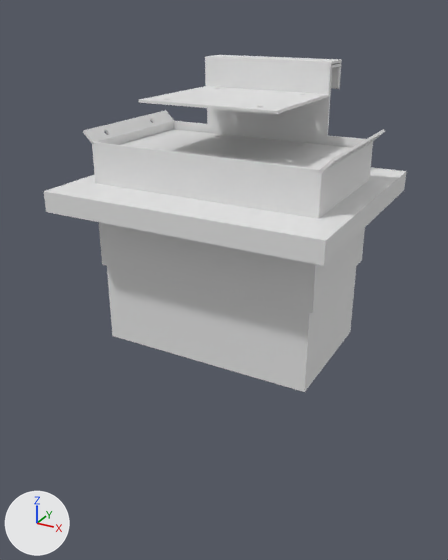
The Blender file model/mounting_bracket/mounting_bracket.blend: old version first, new version second.
The view is the same before and after, from a camera (50 mm lens) standing at (224.0, -422.0, 100.0) and looking at (-7.0, -3.0, -110.0). Arrows for +X, +Y and +Z are at lower left; the lights stay in place. The same objects are shown in both versions, whatever each file hides.

Names of what the first picture shows: 'LCD', 'back-plate', 'box', 'mouint.left', 'mount.plate.1', 'mount.top.1', 'receiver'.
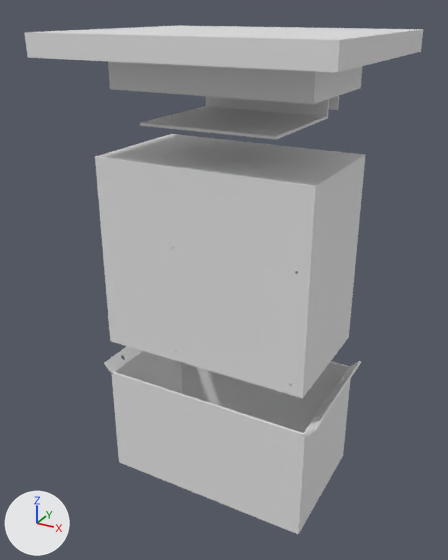
Patch to the scene script:
```diff
--- a/model/mounting_bracket/mounting_bracket.blend.py
+++ b/model/mounting_bracket/mounting_bracket.blend.py
@@ ob_lcd @@
 ob_lcd = bpy.data.objects.new('LCD', me_lcd)
-ob_lcd.location = (0.0, 3.1, -64.9)
+ob_lcd.location = (0.0, 3.1, 45.0)
@@ ob_box @@
 ob_box = bpy.data.objects.new('box', me_box)
-ob_box.location = (0.0, 0.0, 0.0)
+ob_box.location = (0.0, -3.4, -3.5)
@@ ob_receiver @@
 ob_receiver = bpy.data.objects.new('receiver', me_receiver)
-ob_receiver.location = (0.0, 0.0, 6.8)
+ob_receiver.location = (0.0, 0.0, -196.6)
@@ ob_back_plate @@
 ob_back_plate = bpy.data.objects.new('back-plate', me_mount_plate)
-ob_back_plate.location = (0.0, 3.8, 37.0)
+ob_back_plate.location = (0.0, 3.8, 20.6)
```

Pixel boxes (x1, y1, x2, y2) of what changed, in the pictures (448 x 560 px):
'box', moved: before (107, 129, 356, 392); after (95, 134, 365, 398)
'receiver', moved: before (92, 121, 373, 313); after (112, 351, 350, 534)
'LCD', moved: before (44, 167, 406, 266); after (25, 26, 423, 104)
'back-plate', moved: before (139, 86, 329, 114); after (140, 106, 327, 139)
'mount.top.1', reshaped (not visible afterwards): before (207, 65, 332, 136)
'mouint.left', reshaped: before (83, 110, 174, 144); after (104, 346, 142, 374)
'mount.right', reshaped (12% narrower, 71% taller): before (319, 129, 385, 173); after (303, 361, 361, 437)
'mount.plate.3', reshaped: before (233, 55, 342, 89); after (329, 96, 339, 110)
